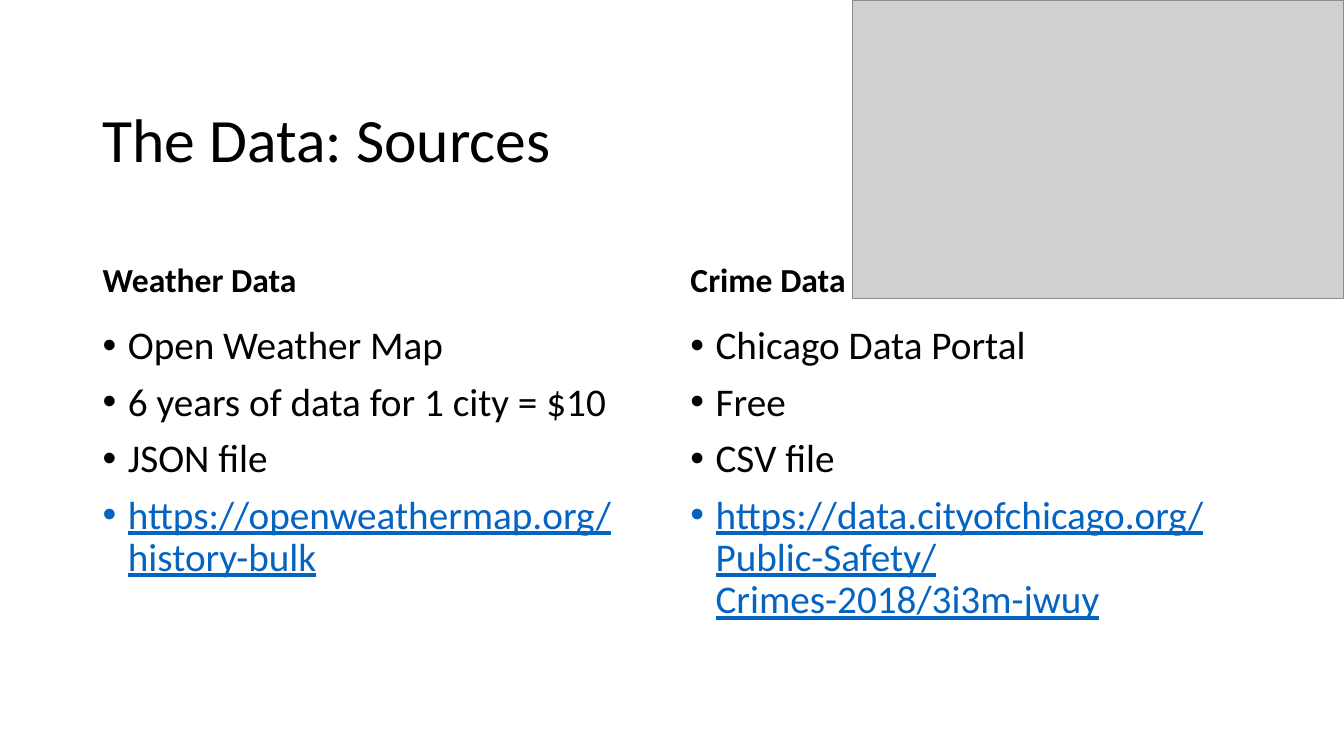
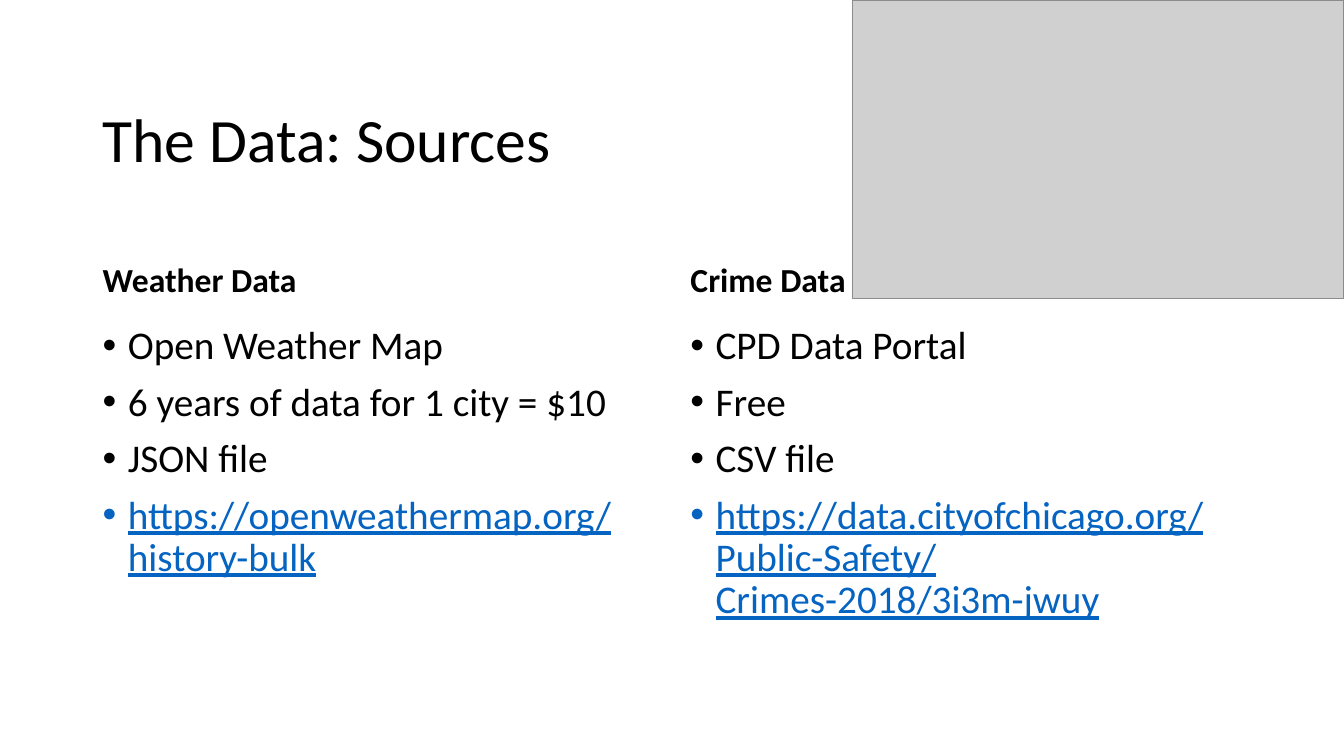
Before and after one commit to franciscohohn/Project_1, a slide deck: slide 3 of Weather_vs_Crime.pptx. Drawn at 1344x756 pixels with LibreOffice and Linux fonts; fonts in the diff are those of the drawing; grey boxes stand for pictures. Boxes give left, top, right and bottom in pixels: in the first picture for what was removed or moved away, otherwise in the second. Text is boxed around its words. In the diff, an @@ line names an element or a change of style, - is before the commit and + after.

```diff
--- a/Weather_vs_Crime.pptx
+++ b/Weather_vs_Crime.pptx
@@ text at (x1=716, y1=331, x2=966, y2=360): text changed @@
-• Chicago Data Portal
+• CPD Data Portal
```
Also in this commit, not shown: 2 other slides changed.
